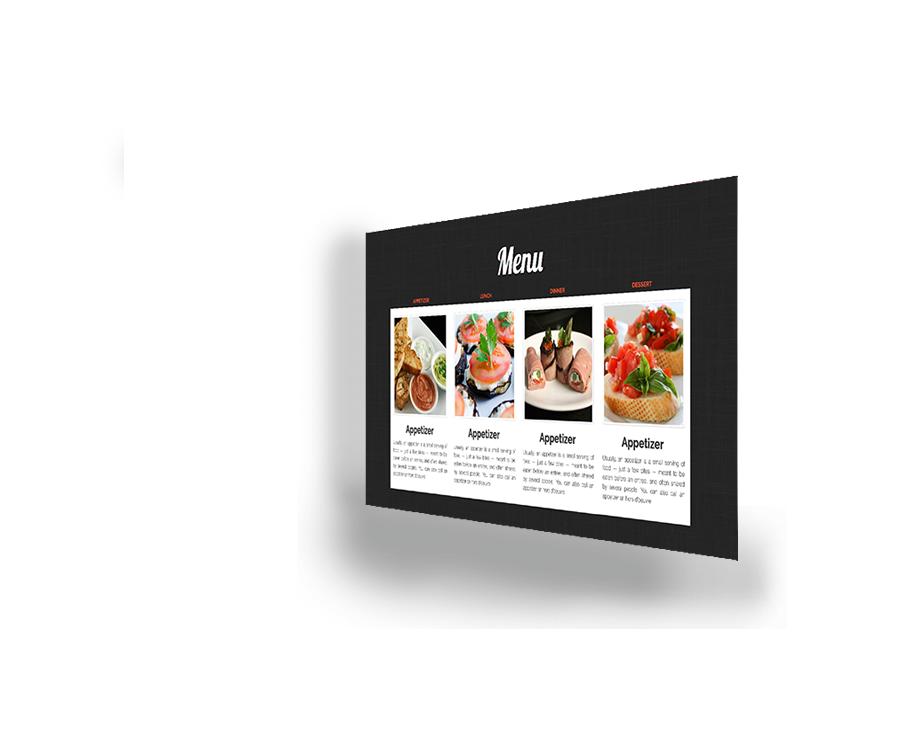
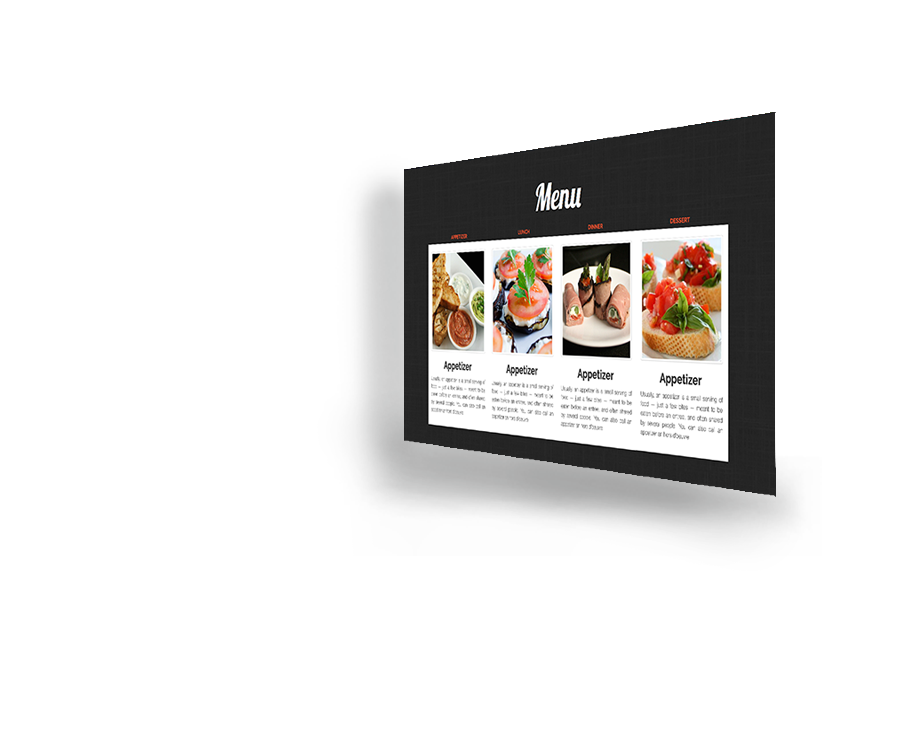
Before/after of a 900 × 750 layered artwork. What changed in the layer stack:
painted on "Layer 9" over (365, 112, 776, 561)
painted on "Layer 12" over (109, 122, 813, 629)
